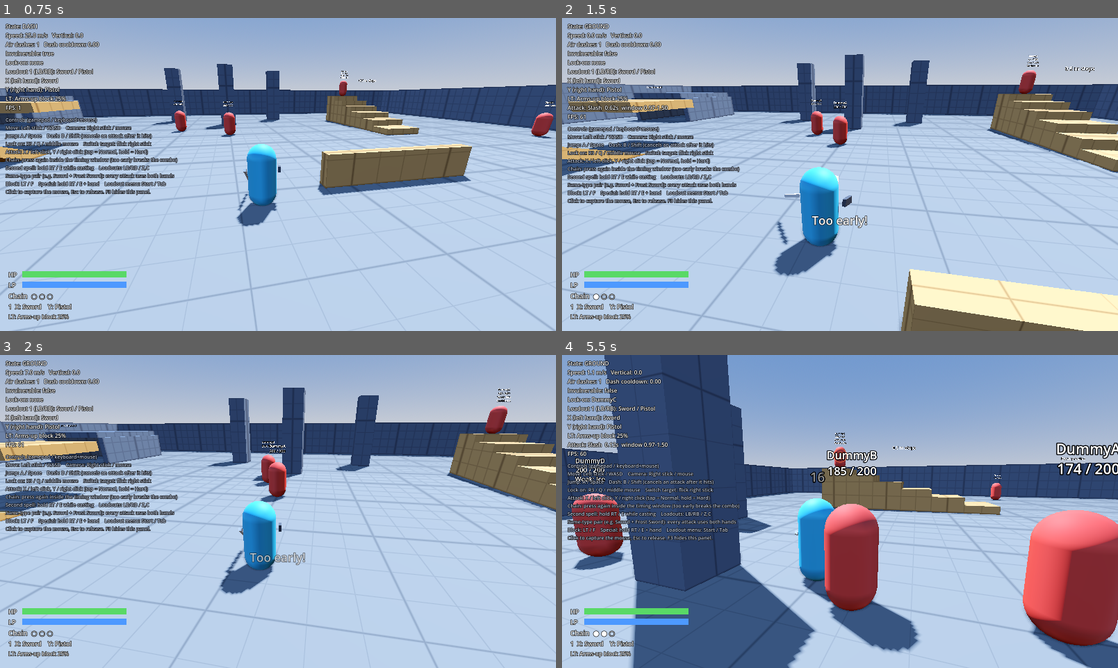
Above: before the commit, frames 1-4 (two rows, left to right).
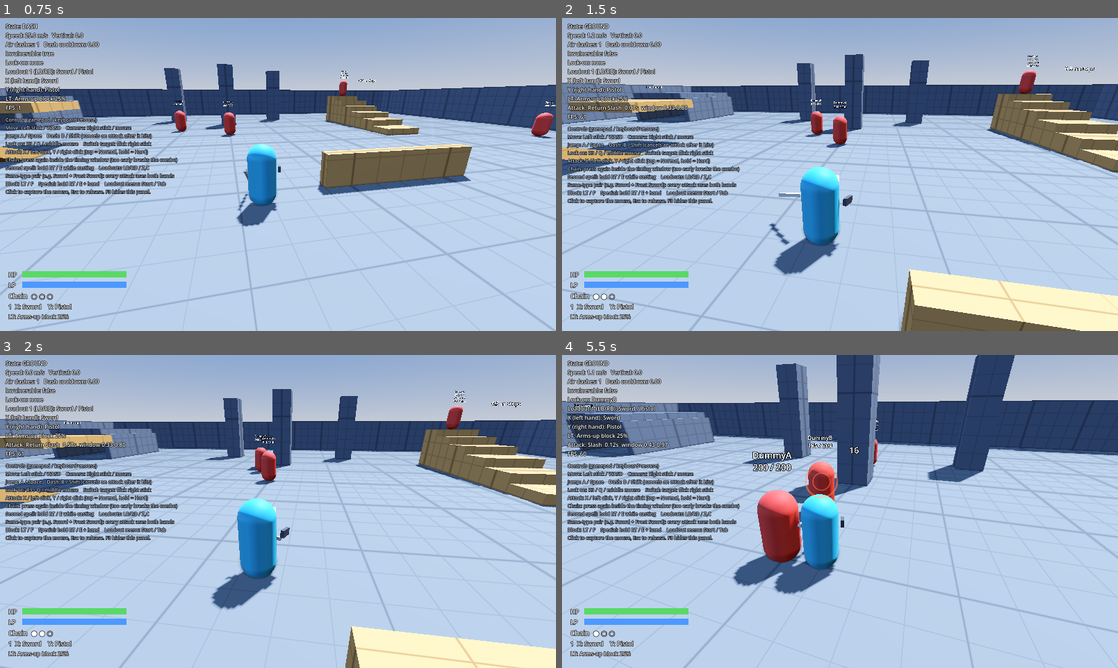
Above: after the commit, the same moments.

Repository: GLorenz90/Nomad-Seekers
Game: Godot game, scene res://scenes/main.tscn
The game is run twice, just before and just after one commit, with the same random seed, the same clock (stepped at 60 frames per second) and the same inputs.
Inputs (mouse positions are in pixels of both pictures, inside the frame that each line leads up to):
- Up to frame 1 (0.75 s): move the mouse to (305, 174) at 0.52 s; hold W (move_forward) from 0.53 s (still down); tap Shift (dash) at 0.6 s
- Up to frame 2 (1.5 s): keep holding W (move_forward); tap Space (jump) at 0.77 s; click (867, 174) at 0.8 s; move the mouse to (812, 174) at 1.27 s; click (812, 174) at 1.35 s
- Up to frame 3 (2 s): keep holding W (move_forward); tap Space (jump) at 1.52 s; tap Shift (dash) at 1.55 s
- Up to frame 4 (5.5 s): keep holding W (move_forward); move the mouse to (851, 505) at 2.02 s; hold F (block) 2.03-2.78 s; click (851, 505) at 2.3 s; move the mouse to (834, 517) at 2.77 s; tap Shift (dash) at 2.85, 4.55 s; click (834, 517) at 2.92 s; tap Space (jump) at 3.02, 3.77, 4.52 s; move the mouse to (878, 514) at 3.52 s; click (878, 514) at 3.6 s; move the mouse to (795, 508) at 4.27 s; right-click (795, 508) at 4.35 s; move the mouse to (845, 511) at 5.02 s; tap Q (lock_on) at 5.1 s; click (845, 511) at 5.3 s

Frame 1 is identical in both runs. In frame 2, 1.2% of the frame differs, in the area x 0-100%, y 4-100%; in frame 3, 21%; in frame 4, 72%, in the area x 0-100%, y 0-100%.

Commit message:
Combo windows back to PSO's frames; early_tolerance becomes a buffer
Grayson found everything delayed after windows moved to the end of the
attack. Checked against PSO's frame data: the saber can chain N1 -> N2
from frame 13 (0.43 s), but the end-of-attack window pushed it to frame
29 (0.97 s), more than twice as slow. Hard attacks were worse (H1: 0.70 s
in PSO vs 1.23 s).

- Chain windows are PSO's again: open at the "combo" frame (the swing is
  over, recovery starts), close at "full". Chaining cancels the recovery.
- Keeps judging timing on button-down, which was the real fix for Hard
  chains: a hold that starts in the window still chains.
- early_tolerance is now an input buffer: a press up to 0.15 s before
  the window counts and the next step starts exactly when the window
  opens, so it never cuts the swing (or its hit) short. Lowered from
  Grayson's 0.25: with PSO's earlier windows, 0.25 s would accept a
  press before the first slash has even connected.
- combat_test.gd: checks the saber N1 -> N2 gap, the buffer, that a
  buffered press keeps the first hit, and Hard chains.

Co-Authored-By: Claude Opus 5.5 <noreply@anthropic.com>
Claude-Session: https://claude.ai/code/session_0158GMUbAThobuu7yWuNoptn

Diff:
--- a/data/weapons/axe.tres
+++ b/data/weapons/axe.tres
@@ -12,8 +12,8 @@
 duration = 1.5333333333333334
 active_start = 0.7333333333333333
 active_end = 0.8333333333333334
-window_open = 1.5333333333333334
-window_close = 2.2666666666666666
+window_open = 0.8
+window_close = 1.5333333333333334
 
 [sub_resource type="Resource" id="Resource_pnrmo"]
 script = ExtResource("1_cxo3c")
@@ -23,8 +23,8 @@
 duration = 1.1666666666666667
 active_start = 0.5666666666666667
 active_end = 0.6666666666666666
-window_open = 1.1666666666666667
-window_close = 1.7
+window_open = 0.6333333333333333
+window_close = 1.1666666666666667
 
 [sub_resource type="Resource" id="Resource_ktmgr"]
 script = ExtResource("1_cxo3c")
@@ -35,7 +35,7 @@
 active_start = 0.5333333333333333
 active_end = 0.6333333333333333
 window_open = 1.1666666666666667
-window_close = 1.5
+window_close = 1.1666666666666667
 
 [sub_resource type="Resource" id="Resource_araax"]
 script = ExtResource("1_cxo3c")
@@ -44,8 +44,8 @@
 duration = 1.3
 active_start = 0.5
 active_end = 0.6
-window_open = 1.3
-window_close = 2.033333333333333
+window_open = 0.5666666666666667
+window_close = 1.3
 
 [sub_resource type="Resource" id="Resource_iuy05"]
 script = ExtResource("1_cxo3c")
@@ -55,8 +55,8 @@
 duration = 1.0
 active_start = 0.4
 active_end = 0.5
-window_open = 1.0
-window_close = 1.5333333333333334
+window_open = 0.4666666666666667
+window_close = 1.0
 
 [sub_resource type="Resource" id="Resource_n0apy"]
 script = ExtResource("1_cxo3c")
@@ -67,7 +67,7 @@
 active_start = 0.4666666666666667
 active_end = 0.5666666666666667
 window_open = 1.1
-window_close = 1.4333333333333333
+window_close = 1.1
 
 [resource]
 script = ExtResource("2_p05tj")
--- a/data/weapons/dervish_blades.tres
+++ b/data/weapons/dervish_blades.tres
@@ -12,8 +12,8 @@
 duration = 0.6666666666666666
 active_start = 0.2
 active_end = 0.4
-window_open = 0.6666666666666666
-window_close = 1.0
+window_open = 0.3333333333333333
+window_close = 0.6666666666666666
 lunge_distance = 0.0
 reach = 0.2
 hitbox_size = Vector3(3.2, 1.6, 3.2)
@@ -26,8 +26,8 @@
 duration = 0.6666666666666666
 active_start = 0.2
 active_end = 0.4
-window_open = 0.6666666666666666
-window_close = 1.0
+window_open = 0.3333333333333333
+window_close = 0.6666666666666666
 lunge_distance = 0.0
 reach = 0.2
 hitbox_size = Vector3(3.2, 1.6, 3.2)
@@ -42,7 +42,7 @@
 active_start = 0.26666666666666666
 active_end = 0.4666666666666667
 window_open = 0.8
-window_close = 1.1333333333333333
+window_close = 0.8
 lunge_distance = 0.0
 reach = 0.2
 hitbox_size = Vector3(3.2, 1.6, 3.2)
--- a/data/weapons/frost_sword.tres
+++ b/data/weapons/frost_sword.tres
@@ -11,8 +11,8 @@
 duration = 1.2333333333333334
 active_start = 0.6666666666666666
 active_end = 0.7666666666666667
-window_open = 1.2333333333333334
-window_close = 1.7666666666666666
+window_open = 0.7
+window_close = 1.2333333333333334
 lunge_distance = 0.8
 hitbox_size = Vector3(1.2, 1.6, 1.8)
 
@@ -24,8 +24,8 @@
 duration = 0.9666666666666667
 active_start = 0.5
 active_end = 0.6
-window_open = 0.9666666666666667
-window_close = 1.4333333333333333
+window_open = 0.5
+window_close = 0.9666666666666667
 lunge_distance = 0.8
 hitbox_size = Vector3(1.2, 1.6, 1.8)
 
@@ -38,7 +38,7 @@
 active_start = 0.4666666666666667
 active_end = 0.5666666666666667
 window_open = 1.1333333333333333
-window_close = 1.4666666666666666
+window_close = 1.1333333333333333
 lunge_distance = 1.4
 reach = 1.6
 hitbox_size = Vector3(1.2, 1.4, 2.6)
@@ -49,8 +49,8 @@
 duration = 0.9666666666666667
 active_start = 0.36666666666666664
 active_end = 0.4666666666666667
-window_open = 0.9666666666666667
-window_close = 1.5
+window_open = 0.43333333333333335
+window_close = 0.9666666666666667
 hitbox_size = Vector3(1.2, 1.6, 1.8)
 
 [sub_resource type="Resource" id="Resource_6imho"]
@@ -61,8 +61,8 @@
 duration = 0.8
 active_start = 0.3333333333333333
 active_end = 0.43333333333333335
-window_open = 0.8
-window_close = 1.2666666666666666
+window_open = 0.3333333333333333
+window_close = 0.8
 hitbox_size = Vector3(1.2, 1.6, 1.8)
 
 [sub_resource type="Resource" id="Resource_85v5n"]
@@ -74,7 +74,7 @@
 active_start = 0.26666666666666666
 active_end = 0.36666666666666664
 window_open = 1.0333333333333334
-window_close = 1.3666666666666667
+window_close = 1.0333333333333334
 lunge_distance = 0.8
 hitbox_size = Vector3(1.2, 1.6, 1.8)
 
--- a/data/weapons/great_sword.tres
+++ b/data/weapons/great_sword.tres
@@ -11,8 +11,8 @@
 duration = 1.5333333333333334
 active_start = 0.7333333333333333
 active_end = 0.8333333333333334
-window_open = 1.5333333333333334
-window_close = 2.2666666666666666
+window_open = 0.8
+window_close = 1.5333333333333334
 lunge_distance = 0.6
 reach = 1.4
 hitbox_size = Vector3(3, 1.6, 2.2)
@@ -25,8 +25,8 @@
 duration = 1.1666666666666667
 active_start = 0.5666666666666667
 active_end = 0.6666666666666666
-window_open = 1.1666666666666667
-window_close = 1.7
+window_open = 0.6333333333333333
+window_close = 1.1666666666666667
 lunge_distance = 0.6
 reach = 1.4
 hitbox_size = Vector3(3, 1.6, 2.2)
@@ -40,7 +40,7 @@
 active_start = 0.6666666666666666
 active_end = 0.7666666666666667
 window_open = 1.4333333333333333
-window_close = 1.7666666666666666
+window_close = 1.4333333333333333
 lunge_distance = 0.6
 reach = 1.4
 hitbox_size = Vector3(3, 1.6, 2.2)
@@ -51,8 +51,8 @@
 duration = 1.3
 active_start = 0.5
 active_end = 0.6
-window_open = 1.3
-window_close = 2.033333333333333
+window_open = 0.5666666666666667
+window_close = 1.3
 lunge_distance = 0.6
 reach = 1.4
 hitbox_size = Vector3(3, 1.6, 2.2)
@@ -65,8 +65,8 @@
 duration = 1.0333333333333334
 active_start = 0.43333333333333335
 active_end = 0.5333333333333333
-window_open = 1.0333333333333334
-window_close = 1.5666666666666667
+window_open = 0.5
+window_close = 1.0333333333333334
 lunge_distance = 0.6
 reach = 1.4
 hitbox_size = Vector3(3, 1.6, 2.2)
@@ -80,7 +80,7 @@
 active_start = 0.6
 active_end = 0.7
 window_open = 1.4333333333333333
-window_close = 1.7666666666666666
+window_close = 1.4333333333333333
 lunge_distance = 0.6
 reach = 1.4
 hitbox_size = Vector3(3, 1.6, 2.2)
--- a/data/weapons/heavy_shield.tres
+++ b/data/weapons/heavy_shield.tres
@@ -13,7 +13,7 @@
 active_start = 0.26666666666666666
 active_end = 0.36666666666666664
 window_open = 0.6666666666666666
-window_close = 1.0
+window_close = 0.6666666666666666
 lunge_distance = 0.4
 reach = 1.0
 hitbox_size = Vector3(2, 1.6, 1.4)
--- a/data/weapons/pistol.tres
+++ b/data/weapons/pistol.tres
@@ -13,8 +13,8 @@
 duration = 1.1333333333333333
 active_start = 0.6666666666666666
 active_end = 0.7666666666666667
-window_open = 1.1333333333333333
-window_close = 1.5333333333333334
+window_open = 0.7333333333333333
+window_close = 1.1333333333333333
 lunge_distance = 0.0
 is_projectile = true
 projectile_speed = 28.0
@@ -29,8 +29,8 @@
 duration = 1.0
 active_start = 0.4666666666666667
 active_end = 0.5666666666666667
-window_open = 1.0
-window_close = 1.4666666666666666
+window_open = 0.5333333333333333
+window_close = 1.0
 lunge_distance = 0.0
 is_projectile = true
 projectile_speed = 28.0
@@ -46,7 +46,7 @@
 active_start = 0.4
 active_end = 0.5
 window_open = 0.8333333333333334
-window_close = 1.1666666666666667
+window_close = 0.8333333333333334
 lunge_distance = 0.0
 is_projectile = true
 projectile_speed = 28.0
@@ -61,8 +61,8 @@
 duration = 0.9
 active_start = 0.4
 active_end = 0.5
-window_open = 0.9
-window_close = 1.3333333333333333
+window_open = 0.4666666666666667
+window_close = 0.9
 lunge_distance = 0.0
 is_projectile = true
 projectile_speed = 28.0
@@ -78,8 +78,8 @@
 duration = 0.8333333333333334
 active_start = 0.3
 active_end = 0.4
-window_open = 0.8333333333333334
-window_close = 1.3
+window_open = 0.36666666666666664
+window_close = 0.8333333333333334
 lunge_distance = 0.0
 is_projectile = true
 projectile_speed = 28.0
@@ -96,7 +96,7 @@
 active_start = 0.3
 active_end = 0.4
 window_open = 0.6333333333333333
-window_close = 0.9666666666666667
+window_close = 0.6333333333333333
 lunge_distance = 0.0
 is_projectile = true
 projectile_speed = 28.0
--- a/data/weapons/shield.tres
+++ b/data/weapons/shield.tres
@@ -13,7 +13,7 @@
 active_start = 0.1
 active_end = 0.2
 window_open = 0.4
-window_close = 0.7333333333333333
+window_close = 0.4
 lunge_distance = 0.0
 reach = 0.9
 hitbox_size = Vector3(1.6, 1.6, 1.2)
--- a/data/weapons/sword.tres
+++ b/data/weapons/sword.tres
@@ -11,8 +11,8 @@
 duration = 1.2333333333333334
 active_start = 0.6666666666666666
 active_end = 0.7666666666666667
-window_open = 1.2333333333333334
-window_close = 1.7666666666666666
+window_open = 0.7
+window_close = 1.2333333333333334
 lunge_distance = 0.8
 hitbox_size = Vector3(1.2, 1.6, 1.8)
 
@@ -24,8 +24,8 @@
 duration = 0.9666666666666667
 active_start = 0.5
 active_end = 0.6
-window_open = 0.9666666666666667
-window_close = 1.4333333333333333
+window_open = 0.5
+window_close = 0.9666666666666667
 lunge_distance = 0.8
 hitbox_size = Vector3(1.2, 1.6, 1.8)
 
@@ -38,7 +38,7 @@
 active_start = 0.4666666666666667
 active_end = 0.5666666666666667
 window_open = 1.1333333333333333
-window_close = 1.4666666666666666
+window_close = 1.1333333333333333
 lunge_distance = 1.4
 reach = 1.6
 hitbox_size = Vector3(1.2, 1.4, 2.6)
@@ -49,8 +49,8 @@
 duration = 0.9666666666666667
 active_start = 0.36666666666666664
 active_end = 0.4666666666666667
-window_open = 0.9666666666666667
-window_close = 1.5
+window_open = 0.43333333333333335
+window_close = 0.9666666666666667
 hitbox_size = Vector3(1.2, 1.6, 1.8)
 
 [sub_resource type="Resource" id="Resource_ph70c"]
@@ -61,8 +61,8 @@
 duration = 0.8
 active_start = 0.3333333333333333
 active_end = 0.43333333333333335
-window_open = 0.8
-window_close = 1.2666666666666666
+window_open = 0.3333333333333333
+window_close = 0.8
 hitbox_size = Vector3(1.2, 1.6, 1.8)
 
 [sub_resource type="Resource" id="Resource_8ki01"]
@@ -74,7 +74,7 @@
 active_start = 0.26666666666666666
 active_end = 0.36666666666666664
 window_open = 1.0333333333333334
-window_close = 1.3666666666666667
+window_close = 1.0333333333333334
 lunge_distance = 0.8
 hitbox_size = Vector3(1.2, 1.6, 1.8)
 
--- a/data/weapons/wand.tres
+++ b/data/weapons/wand.tres
@@ -16,7 +16,7 @@
 active_start = 0.8
 active_end = 0.9
 window_open = 1.5
-window_close = 1.8333333333333333
+window_close = 1.5
 lunge_distance = 0.0
 is_projectile = true
 projectile_speed = 15.0
@@ -35,7 +35,7 @@
 active_start = 0.5
 active_end = 0.6
 window_open = 1.1666666666666667
-window_close = 1.5
+window_close = 1.1666666666666667
 lunge_distance = 0.0
 is_projectile = true
 projectile_speed = 16.0
@@ -60,7 +60,7 @@
 active_start = 0.8
 active_end = 0.9
 window_open = 1.5
-window_close = 1.8333333333333333
+window_close = 1.5
 lunge_distance = 0.0
 is_projectile = true
 projectile_speed = 24.0
@@ -81,7 +81,7 @@
 active_start = 0.5
 active_end = 0.6
 window_open = 1.1666666666666667
-window_close = 1.5
+window_close = 1.1666666666666667
 lunge_distance = 0.0
 is_projectile = true
 projectile_speed = 24.0
--- a/scripts/combat/combat_controller.gd
+++ b/scripts/combat/combat_controller.gd
@@ -10,12 +10,15 @@
 ##
 ## Combo rules:
 ## - A chain has 3 steps. Any attack from either hand can fill the next step.
-## - The chain window opens when the attack ends (window_open = its duration)
-##   and stays open briefly after (window_close). Pressing while the attack is
-##   still playing breaks the combo; too late and a new chain starts. Timing is
-##   judged when the button goes DOWN, so holding for a Hard attack that starts
-##   in the window still chains. Hard attacks are slower, so chaining them takes
-##   longer (and is riskier), not tighter.
+## - PSO windows: the chain window opens when the swing ends (PSO's "combo"
+##   frame, just after the hit) and closes when the recovery ends (PSO's "full"
+##   frame). Chaining cancels the rest of the recovery, exactly like PSO.
+## - Timing is judged when the button goes DOWN, so a Hard hold that starts in
+##   the window still chains even though it fires hold_threshold later.
+## - early_tolerance is an input buffer: a press up to that long before the
+##   window opens counts, and the next attack starts the moment the window
+##   opens (it never cuts the current swing short). Earlier than that breaks
+##   the combo; later than window_close starts a new chain.
 ## - Each weapon's animation step counts its own consecutive uses: Sword, Pistol,
 ##   Sword plays the sword's step 1 both times. Committing to one weapon gives its
 ##   step 2 and 3 attacks and their bonus damage.
@@ -78,8 +81,9 @@
 ## Melee attacks snap to face an enemy this close (PSO-style auto-turn).
 @export var melee_turn_range := 4.0
 @export var show_hitboxes := true
-## A press this close to the end of an attack still counts as on time.
-@export var early_tolerance := 0.25
+## Input buffer: a press up to this long before the chain window opens still
+## counts and fires the moment the window opens. 0.15 s is about 4.5 PSO frames.
+@export var early_tolerance := 0.15
 ## Load the player's saved loadouts from user:// on start.
 @export var use_saved_loadouts := true
 
@@ -134,6 +138,8 @@
 var _hard_fired: Array[bool] = [false, false]
 ## Whether each hand's current press landed in the chain window (judged at press).
 var _press_chains: Array[bool] = [false, false]
+## A buffered chain press waiting for the window to open: [hand, hard, slot, twin, special].
+var _queued: Array = []
 var _blocking := false
 var _block_time := 0.0
 var _parry_until := -1.0
@@ -301,6 +307,7 @@
 
 func cancel() -> void:
   _current = null
+  _queued = []
   chain_step = 0
   _chain_locked = false
   _blocking = false
@@ -463,7 +470,7 @@
         _chain_locked = true
         combo_feedback.emit("Too early!")
       return false
-    return chain_open  # within early_tolerance of the end
+    return chain_open  # in the window, or buffered just before it
   return chain_open and _time <= _chain_expire
 
 
@@ -478,8 +485,11 @@
   var on_time := _press_chains[hand] and not _chain_locked and not standalone
 
   if _current:
-    # Only a press in the last early_tolerance seconds can cut the attack short.
     if not on_time:
+      return
+    if _current.elapsed < _current.attack.window_open:
+      # Buffered: start the next step the moment the window opens.
+      _queued = [hand, hard, slot, twin, special]
       return
     _resolve_pending_hit(_current)
   _begin(hand, weapon, hard, slot, on_time, twin, special)
@@ -556,6 +566,14 @@
   if cur.sustained:
     _update_sustained(cur, delta)
     return
+  if not _queued.is_empty() and cur.elapsed >= a.window_open:
+    var q := _queued
+    _queued = []
+    _resolve_pending_hit(cur)
+    var weapon := current_weapon(q[0])
+    if weapon:
+      _begin(q[0], weapon, q[1], q[2], true, q[3], q[4])
+      return
   if a.is_projectile:
     if not cur.fired and cur.elapsed >= a.active_start:
       cur.fired = true
--- a/tests/combat_test.gd
+++ b/tests/combat_test.gd
@@ -69,8 +69,41 @@
 		await _tap("hand_y")
 	await _idle()
 	var pistol: WeaponData = _combat.current_weapon(CombatController.Hand.RIGHT)
-	_check("mashing the pistol during a shot doesn't chain (window opens at the end, %.2f s)" % pistol.normal_attacks[0].window_open,
-		is_equal_approx(pistol.normal_attacks[0].window_open, pistol.normal_attacks[0].duration) and _started.size() <= 2)
+	_check("mashing the pistol can't beat PSO's 14-frame window (opens %.2f s)" % pistol.normal_attacks[0].window_open,
+		is_equal_approx(pistol.normal_attacks[0].window_open, 14.0 / 30.0) and _started.size() <= 2)
+
+	# --- PSO cadence: a rhythm sword chain moves on at PSO's combo frames ---
+	await _reset(Vector3(0, 0.1, -5.5))
+	var starts: Array[float] = []
+	var t0 := Time.get_ticks_msec()
+	var on_start := func(_h, _w, _a, _c, _hd): starts.append(_combat._time)
+	_combat.attack_started.connect(on_start)
+	await _tap("hand_x")
+	await _until_window()
+	await _tap("hand_x")
+	await _idle()
+	_combat.attack_started.disconnect(on_start)
+	var gap := starts[1] - starts[0] if starts.size() == 2 else 99.0
+	_check("Slash chains into Return Slash about 0.43 s in, like PSO's saber (gap %.2f s)" % gap, gap > 0.4 and gap < 0.6)
+
+	# --- Input buffer: a slightly early press fires right when the window opens ---
+	await _reset(Vector3(0, 0.1, -5.5))
+	await _tap("hand_x")
+	var first: AttackData = _combat._current.attack
+	while _combat._current.elapsed < first.window_open - 0.1:
+		await physics_frame
+	var opened_hits := 0
+	Input.action_press("hand_x")
+	await physics_frame
+	Input.action_release("hand_x")
+	for i in 30:
+		await physics_frame
+		if _started.size() == 2:
+			break
+	opened_hits = _hits.size()
+	await _idle()
+	_check("a press 0.1 s early is buffered and chains (%s)" % [_started], _started == ["Slash", "Return Slash"])
+	_check("the buffered press doesn't cut the first swing short (%d hits before step 2)" % opened_hits, opened_hits >= 1)
 
 	# --- Three Hard attacks chain: slower, not tighter ---
 	await _reset(Vector3(0, 0.1, -5.5))
@@ -84,7 +117,7 @@
 		await _frames(2)
 		hard_chain = maxi(hard_chain, _combat.chain_step)
 	await _idle()
-	_check("three Hard attacks chain when each starts after the last ends (%s)" % [_started],
+	_check("three Hard attacks chain when each hold starts in the window (%s)" % [_started],
 		hard_chain == 3 and _started == ["Heavy Slash", "Heavy Return", "Piercing Thrust"])
 
 	# --- Too early breaks the combo ---
@@ -96,11 +129,10 @@
 	await _tap("hand_x")  # would have chained
 	await _frames(2)
 	_check("early press shows 'Too early!'", "Too early!" in _feedback)
-	_check("after a broken combo, the next attack starts over at step 1 (%s)" % [_started],
-		_started == ["Slash", "Slash"] and _combat.chain_step == 1)
-	await _idle()
-	await _frames(30)  # let the post-attack chain window run out
-	_check("the chain ends once its window passes", _combat.chain_step == 0)
+	_check("after a too-early press, an in-window press doesn't chain (%s)" % [_started],
+		_started == ["Slash"])
+	await _idle()
+	_check("the chain ends after a broken combo", _combat.chain_step == 0)
 
 	# --- Late press starts a fresh chain ---
 	await _reset(Vector3(0, 0.1, -5.5))
@@ -284,13 +316,13 @@
 	_started.clear()
 
 
-## The chain window opens when the current attack ends.
+## Waits until the current attack's chain window is open (PSO: just after the hit).
 func _until_window() -> void:
 	for i in 180:
-		if not _combat.is_attacking():
-			break
-		await physics_frame
-	await physics_frame
+		var cur = _combat._current
+		if cur == null or cur.elapsed >= cur.attack.window_open + 0.03:
+			return
+		await physics_frame
 
 
 func _idle() -> void:
--- a/tests/loadout_test.gd
+++ b/tests/loadout_test.gd
@@ -315,13 +315,13 @@
 	_started.clear()
 
 
-## The chain window opens when the current attack ends.
+## Waits until the current attack's chain window is open (PSO: just after the hit).
 func _until_window() -> void:
 	for i in 180:
-		if not _combat.is_attacking():
-			break
+		var cur = _combat._current
+		if cur == null or cur.elapsed >= cur.attack.window_open + 0.03:
+			return
 		await physics_frame
-	await physics_frame
 
 
 func _idle() -> void:
--- a/tools/build_starter_weapons.gd
+++ b/tools/build_starter_weapons.gd
@@ -36,11 +36,11 @@
 	return frames / PSO_FPS
 
 
-## hit = frame the attack comes out; full = whole animation. In PSO the next
-## step could start from the "combo" frame until "full". Here the attack always
-## plays out in full, and the chain window opens when it ends and stays open for
-## the same length PSO gave it (full - combo). Hard attacks are longer, so a
-## Hard chain is slower and riskier rather than tighter.
+## hit = frame the attack comes out; combo = PSO's earliest frame the next
+## step can start (the swing is over, recovery begins); full = the whole
+## animation. The chain window is combo..full, exactly PSO's window: chaining
+## cancels the remaining recovery. If the combo ends here, the Seeker is locked
+## until full.
 func _attack(name: String, swing: AttackData.Swing, mult: float, hit: float,
 		combo: float, full: float) -> AttackData:
 	var a := AttackData.new()
@@ -50,8 +50,8 @@
 	a.active_start = _f(hit)
 	a.active_end = _f(hit + 3.0)
 	a.duration = _f(full)
-	a.window_open = _f(full)
-	a.window_close = _f(full + maxf(full - combo, 10.0))
+	a.window_open = _f(combo)
+	a.window_close = _f(full)
 	return a
 
 
